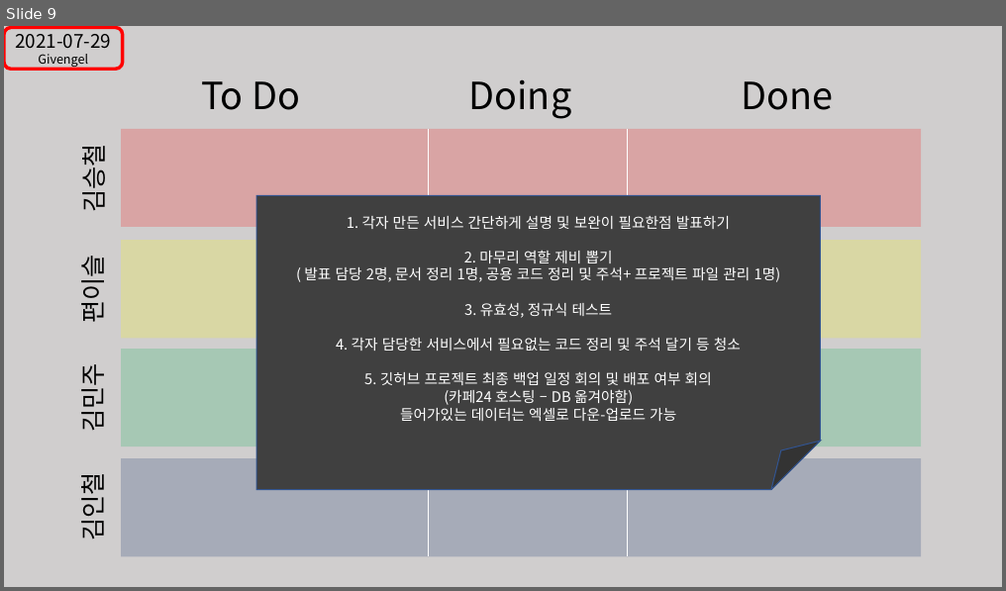
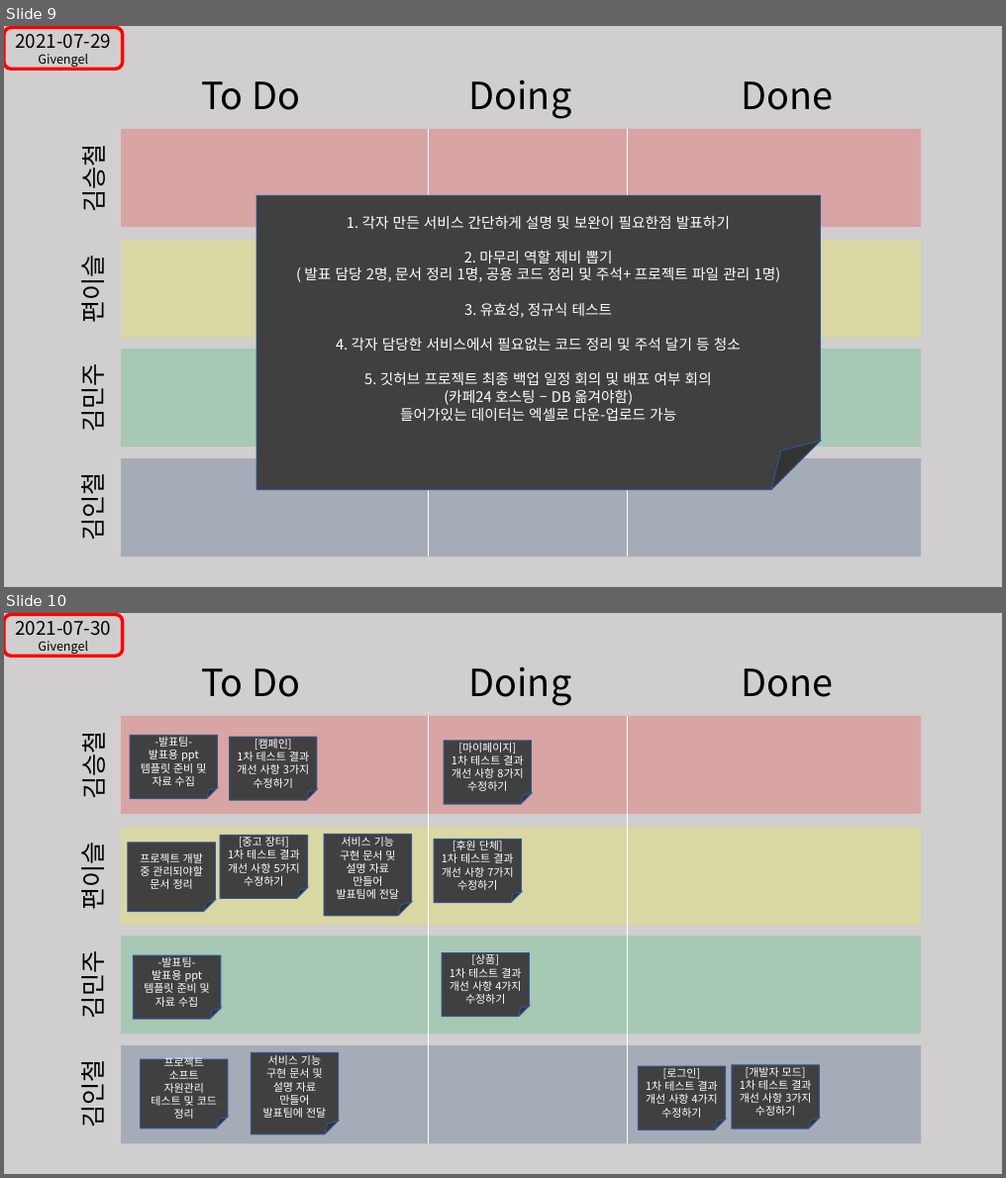
Before and after one commit to GIVENGEL/GivEngel-Project, a slide deck: 칸반보드.pptx. Shown one above the other, each under a label of ours: slide 9 before the commit, slides 9 and 10 after it. The pictures are 1006x591 and 1006x1178 pixels, drawn with LibreOffice and Linux fonts; fonts in the diff are those of the drawing. Boxes give left, top, right and bottom in pixels: in the first picture for what was removed or moved away, otherwise in the second. Text is boxed around its words. In the diff, an @@ line names an element or a change of style, - is before the commit and + after.

Commit message:
2021-07-30 12:52
1차 테스트 결과 오류 개선 및 기능추가
1. 회원가입 유효성 검사 오류 해결
2. 개발자 모드 개발자 계정 검색 기능 오류 해결
3. 개발자 모드 상품 추가에 shoes 빼고 campaign 으로 바꿈(Value) 도 처리
4. 세션 만료 후 db에 접근 금지

기능 추가
1. USER -> DEV 로 메시지 보내기 기능
2. 개발자 모드에서 USER에게 받은 메시지 출력
3. 불편한 UI 개선

```diff
--- a/칸반보드.pptx
+++ b/칸반보드.pptx
@@ slide 10 added at [4, 613, 1002, 1174], background #D0CECE @@
@@ rounded rectangle added at [4, 615, 122, 656], outline #FF0000 3.25 pt, 18 pt, text #000000 @@
+2021-07-30
+Givengel
@@ text added at [201, 668, 300, 697], 36 pt, text #000000 @@
+To Do
@@ text added at [469, 666, 572, 706], 36 pt, text #000000 @@
+Doing
@@ text added at [741, 668, 833, 697], 36 pt, text #000000 @@
+Done
@@ rectangle added at [121, 716, 921, 814], fill #FF0000 at 20% opacity @@
@@ line added from (428, 716) to (428, 1144), #FFFFFF 0.5 pt @@
@@ line added from (627, 716) to (627, 1144), #FFFFFF 0.5 pt @@
@@ text added at [75, 738, 112, 797], 24 pt, text #000000 @@
+김승철
@@ folded corner added at [130, 735, 218, 799], fill #404040, outline #325491 1 pt, 10.5 pt, text #FFFFFF @@
+-발표팀-
+발표용 ppt 템플릿 준비 및 자료 수집
@@ folded corner added at [230, 738, 317, 801], fill #404040, outline #325491 1 pt, 10.5 pt, text #FFFFFF @@
+[캠페인]
+1차 테스트 결과 개선 사항 3가지 수정하기
@@ folded corner added at [445, 741, 532, 805], fill #404040, outline #325491 1 pt, 10.5 pt, text #FFFFFF @@
+[마이페이지]
+1차 테스트 결과 개선 사항 8가지 수정하기
@@ text added at [73, 849, 110, 909], 24 pt, text #000000 @@
+편이슬
@@ rectangle added at [121, 827, 921, 925], fill #FFFF00 at 20% opacity @@
@@ folded corner added at [128, 843, 215, 912], fill #404040, outline #325491 1 pt, 10.5 pt, text #FFFFFF @@
+프로젝트 개발 중 관리되야할 문서 정리
@@ folded corner added at [221, 836, 308, 899], fill #404040, outline #325491 1 pt, 10.5 pt, text #FFFFFF @@
+[중고 장터]
+1차 테스트 결과 개선 사항 5가지 수정하기
@@ folded corner added at [325, 835, 412, 916], fill #404040, outline #325491 1 pt, 10.5 pt, text #FFFFFF @@
+서비스 기능 구현 문서 및 설명 자료 만들어 발표팀에 전달
@@ folded corner added at [434, 839, 522, 903], fill #404040, outline #325491 1 pt, 10.5 pt, text #FFFFFF @@
+[후원 단체]
+1차 테스트 결과 개선 사항 7가지 수정하기
@@ rectangle added at [121, 936, 921, 1034], fill #00B050 at 20% opacity @@
@@ text added at [73, 958, 110, 1017], 24 pt, text #000000 @@
+김민주
@@ folded corner added at [134, 956, 221, 1020], fill #404040, outline #325491 1 pt, 10.5 pt, text #FFFFFF @@
+-발표팀-
+발표용 ppt 템플릿 준비 및 자료 수집
@@ folded corner added at [442, 953, 530, 1017], fill #404040, outline #325491 1 pt, 10.5 pt, text #FFFFFF @@
+[상품]
+1차 테스트 결과 개선 사항 4가지 수정하기
@@ rectangle added at [121, 1046, 921, 1144], fill #002060 at 20% opacity @@
@@ folded corner added at [252, 1054, 339, 1135], fill #404040, outline #325491 1 pt, 10.5 pt, text #FFFFFF @@
+서비스 기능 구현 문서 및 설명 자료 만들어 발표팀에 전달
@@ text added at [73, 1066, 110, 1126], 24 pt, text #000000 @@
+김인철
@@ folded corner added at [141, 1059, 228, 1129], fill #404040, outline #325491 1 pt, 10.5 pt, text #FFFFFF @@
+프로젝트 소프트 자원관리 테스트 및 코드 정리
@@ folded corner added at [638, 1066, 726, 1131], fill #404040, outline #325491 1 pt, 10.5 pt, text #FFFFFF @@
+[로그인]
+1차 테스트 결과 개선 사항 4가지 수정하기
@@ folded corner added at [732, 1065, 819, 1129], fill #404040, outline #325491 1 pt, 10.5 pt, text #FFFFFF @@
+[개발자 모드]
+1차 테스트 결과 개선 사항 3가지 수정하기
```
Also in this commit, not shown: 1 other slide added, 24 other files.
